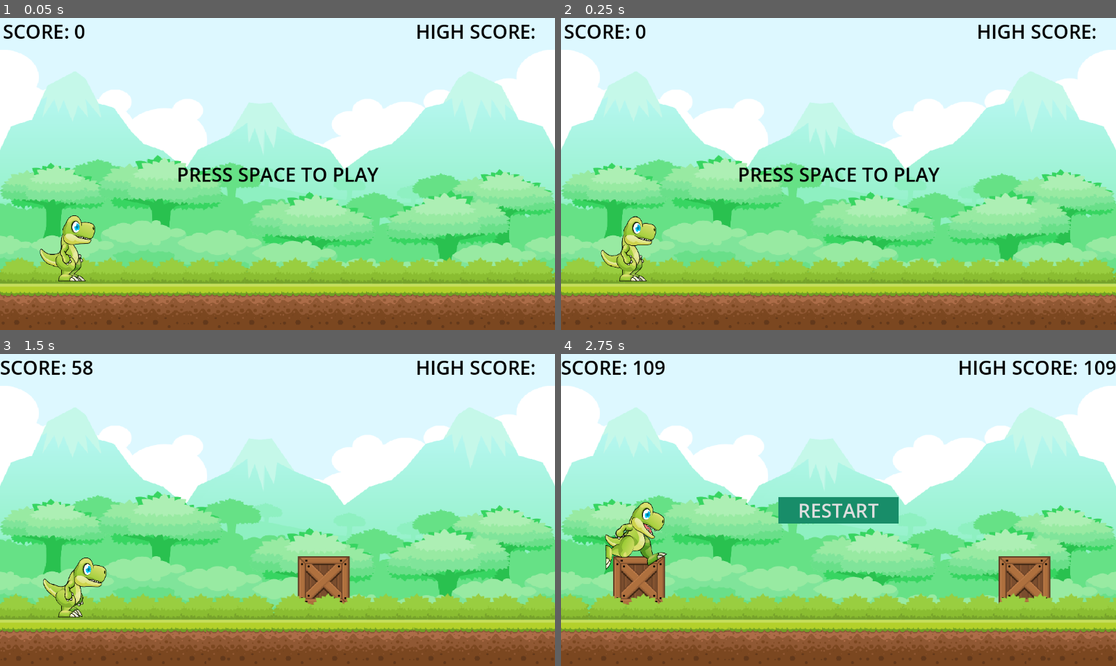
Above: before the commit, frames 1-4 (two rows, left to right).
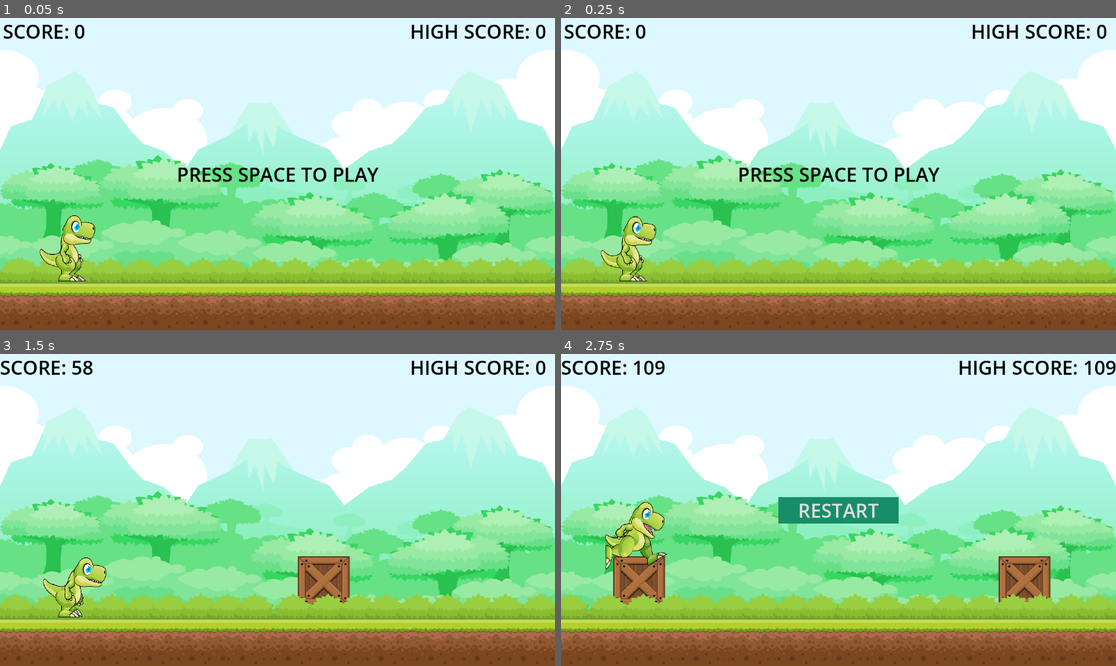
Above: after the commit, the same moments.

Repository: ManuLazcano/final-videojuegos
Game: Godot game, scene res://Scenes/Main/main.tscn
The game is run twice, just before and just after one commit, with the same random seed, the same clock (stepped at 60 frames per second) and the same inputs.
Inputs:
- Up to frame 1 (0.05 s): no input
- Up to frame 2 (0.25 s): no input
- Up to frame 3 (1.5 s): tap Space at 0.5 s; tap Enter (ui_accept) at 0.77 s
- Up to frame 4 (2.75 s): tap Enter (ui_accept) at 1.52 s; hold Down (ui_down) from 2.03 s (still down)

The runs differ from the first frame. In frame 1, 0.7% of the frame differs, in the area x 74-99%, y 2-7%; in frame 2, 0.7%; in frame 3, 0.7%; in frame 4, nothing differs.

Commit message:
feat(main): add data persistence for scoring

Diff:
--- a/Scenes/Main/main.gd
+++ b/Scenes/Main/main.gd
@@ -31,6 +31,8 @@
 	screen_size = get_window().size
 	ground_height = $Ground.get_node("Sprite2D").texture.get_height()
 	$GameOver.get_node("Button").pressed.connect(new_game) # Conectar el botón de reinicio
+	load_high_score()  # Cargar la puntuación más alta guardada
+	$HUD.get_node("HighScoreLabel").text = "HIGH SCORE: " + str(high_score / SCORE_MODIFIER)
 	new_game()
 
 # Configuración inicial de las variables y el estado del juego
@@ -147,11 +149,37 @@
 func show_score():
 	$HUD.get_node("ScoreLabel").text = "SCORE: " + str(score / SCORE_MODIFIER)
 
-# Comprobar si se supera la puntuación más alta
+# Comprobar si se supera la puntuación más alta y guardar el puntaje
 func check_high_score():
 	if score > high_score:
 		high_score = score
+		save_high_score()  # Guardar el nuevo puntaje más alto en un archivo
 		$HUD.get_node("HighScoreLabel").text = "HIGH SCORE: " + str(high_score / SCORE_MODIFIER)
+
+# Guardar la puntuación más alta en un archivo JSON
+func save_high_score():
+	var save_data = {
+		"high_score": high_score
+	}
+	var file = FileAccess.open("user://highscore.json", FileAccess.WRITE)  # Abrir un archivo en modo escritura
+	if file:
+		file.store_string(JSON.stringify(save_data))  # Guardar los datos en formato JSON
+		file.close()
+
+# Cargar la puntuación más alta desde un archivo JSON
+func load_high_score():
+	var file = FileAccess.open("user://highscore.json", FileAccess.READ)  # Abrir un archivo en modo lectura
+	if file:
+		var json_string = file.get_as_text()  # Leer el contenido del archivo como texto
+		file.close()
+
+		var json = JSON.new()
+		var parse_result = json.parse(json_string)  # Parsear el texto JSON a un objeto
+		if parse_result == OK:
+			var data = json.get_data()
+			high_score = data.get("high_score", 0)  # Obtener la puntuación guardada, o 0 si no existe
+		else:
+			print("Error al parsear el archivo JSON")
 
 # Ajustar la dificultad en función de la puntuación
 func adjust_difficulty():
